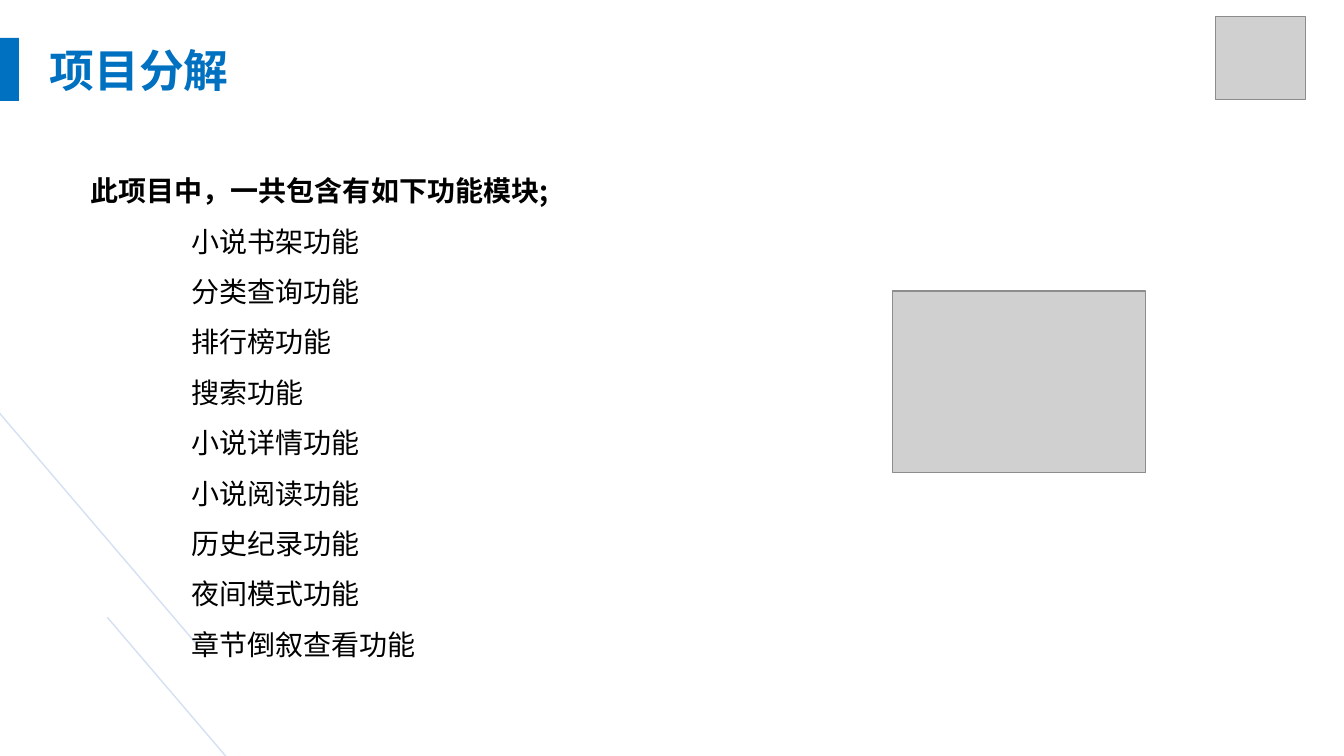
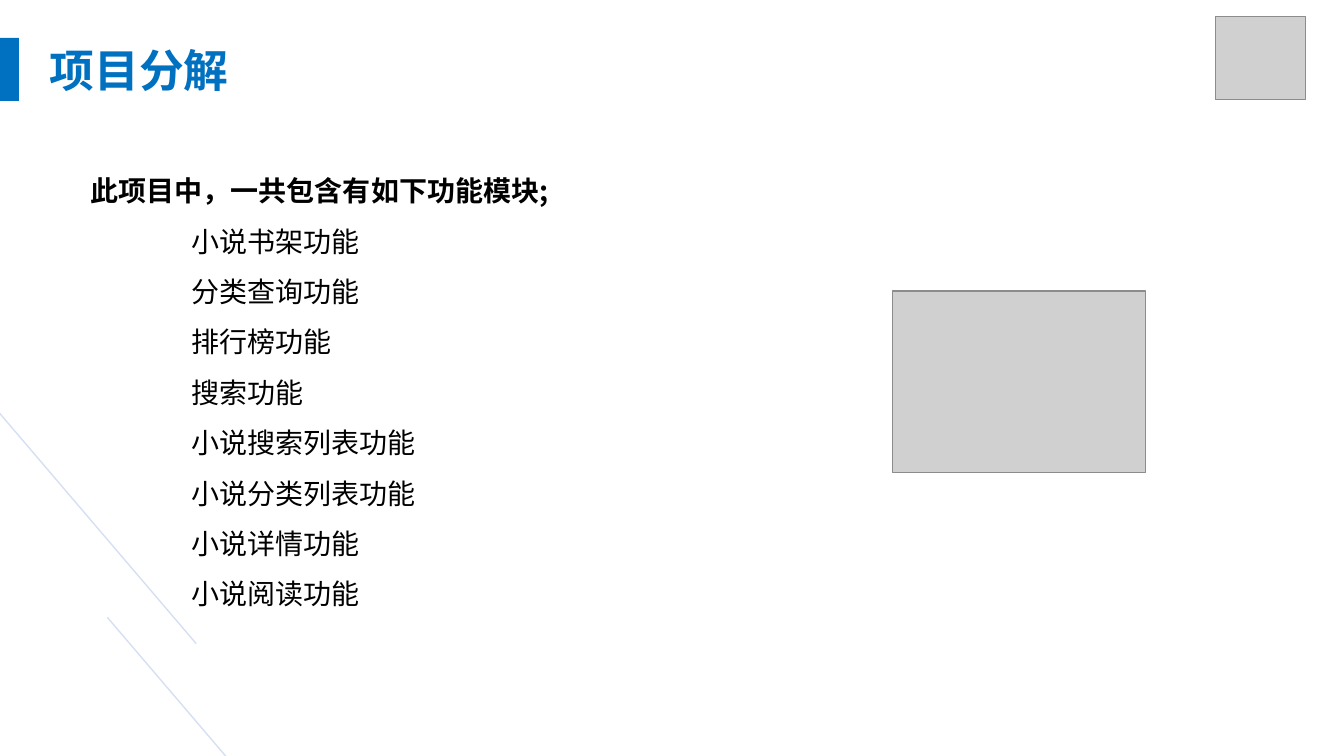
Before and after one commit to YangMr/AP-, a slide deck: slide 6 of 高级/04 实训教学ppt/00 项目介绍.pptx. Drawn at 1344x756 pixels with LibreOffice and Linux fonts; fonts in the diff are those of the drawing; grey boxes stand for pictures. Boxes give left, top, right and bottom in pixels: in the first picture for what was removed or moved away, otherwise in the second. Text is boxed around its words. In the diff, an @@ line names an element or a change of style, - is before the commit and + after.

```diff
--- a/高级/04 实训教学ppt/00 项目介绍.pptx
+++ b/高级/04 实训教学ppt/00 项目介绍.pptx
@@ text at box(191, 429, 415, 507): paragraphs added @@
+    小说搜索列表功能
+小说分类列表功能
@@ text at box(191, 530, 415, 658): paragraphs removed @@
-    历史纪录功能
-夜间模式功能
-章节倒叙查看功能
@@ text at box(191, 530, 359, 607): list level 3 to 1 in "小说详情功能"; list level 3 to 1 in "小说阅读功能" @@
```
Also in this commit, not shown: 1 other slide changed, 1 slide added, 3 slides removed, 21 other files.
